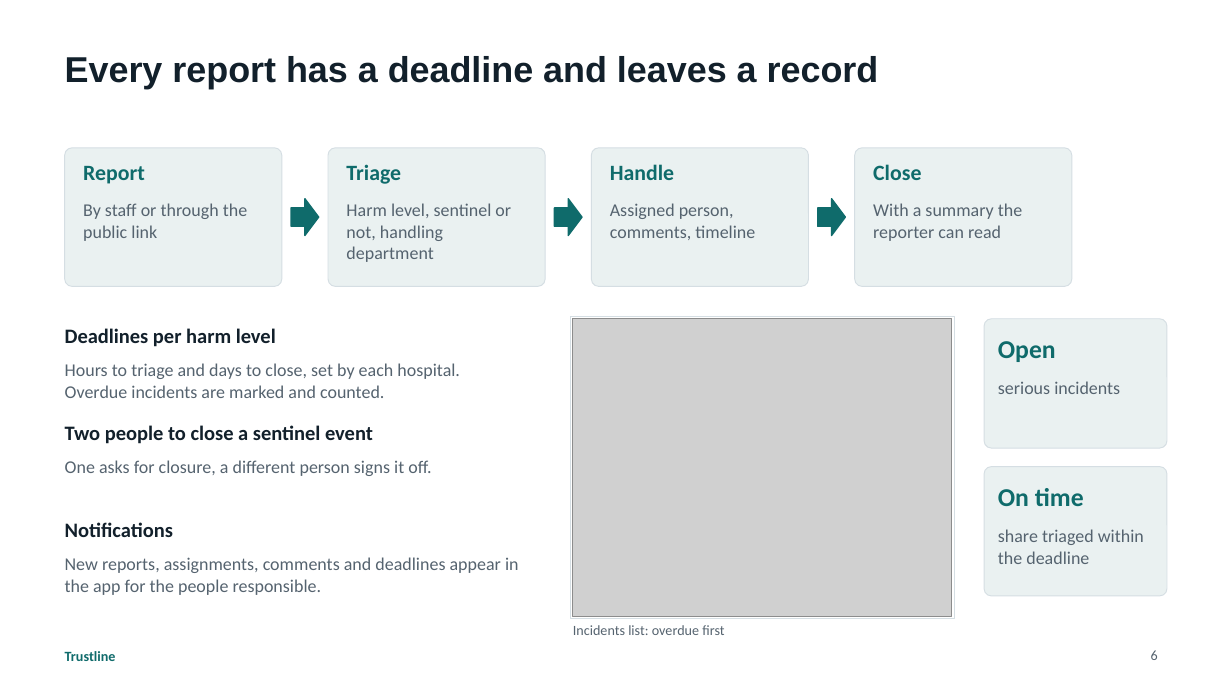
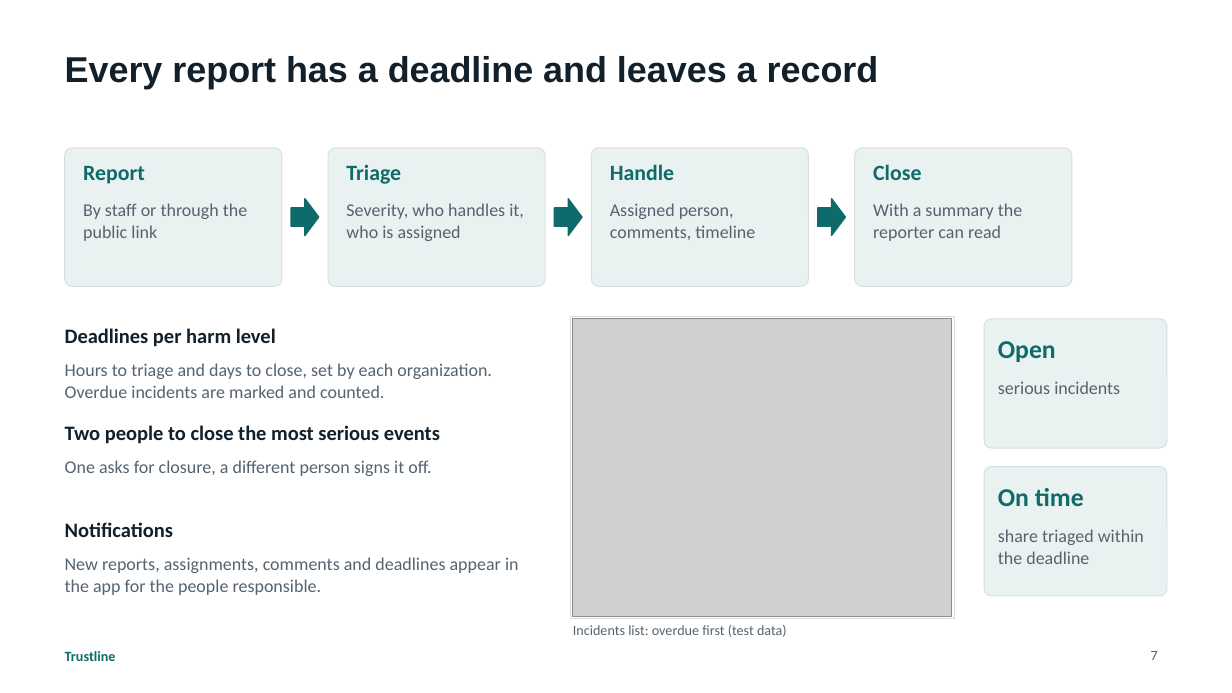
Before and after one commit to husseinalbustany/Trustline, a slide deck: slide 7 of docs/presentations/Trustline-Platform-Overview.pptx (slide 6 before the commit). Drawn at 1232x693 pixels with LibreOffice and Linux fonts; fonts in the diff are those of the drawing; grey boxes stand for pictures. Boxes give left, top, right and bottom in pixels: in the first picture for what was removed or moved away, otherwise in the second. Text is boxed around its words. In the diff, an @@ line names an element or a change of style, - is before the commit and + after.

```diff
--- a/docs/presentations/Trustline-Platform-Overview.pptx
+++ b/docs/presentations/Trustline-Platform-Overview.pptx
@@ text at [346,203,524,241]: text changed @@
-Harm level, sentinel or not, handling department
+Severity, who handles it, who is assigned
@@ text at [65,363,492,398]: text changed @@
-Hours to triage and days to close, set by each hospital. Overdue incidents are marked and counted.
+Hours to triage and days to close, set by each organization. Overdue incidents are marked and counted.
@@ text at [65,425,440,444]: text changed @@
-Two people to close a sentinel event
+Two people to close the most serious events
@@ text at [573,625,787,637]: text changed @@
-Incidents list: overdue first
+Incidents list: overdue first (test data)
@@ page number at [1151,651,1158,660]: text changed @@
-6
+7
```
Also in this commit, not shown: 16 other slides changed, 10 slides added, 2 other files.
